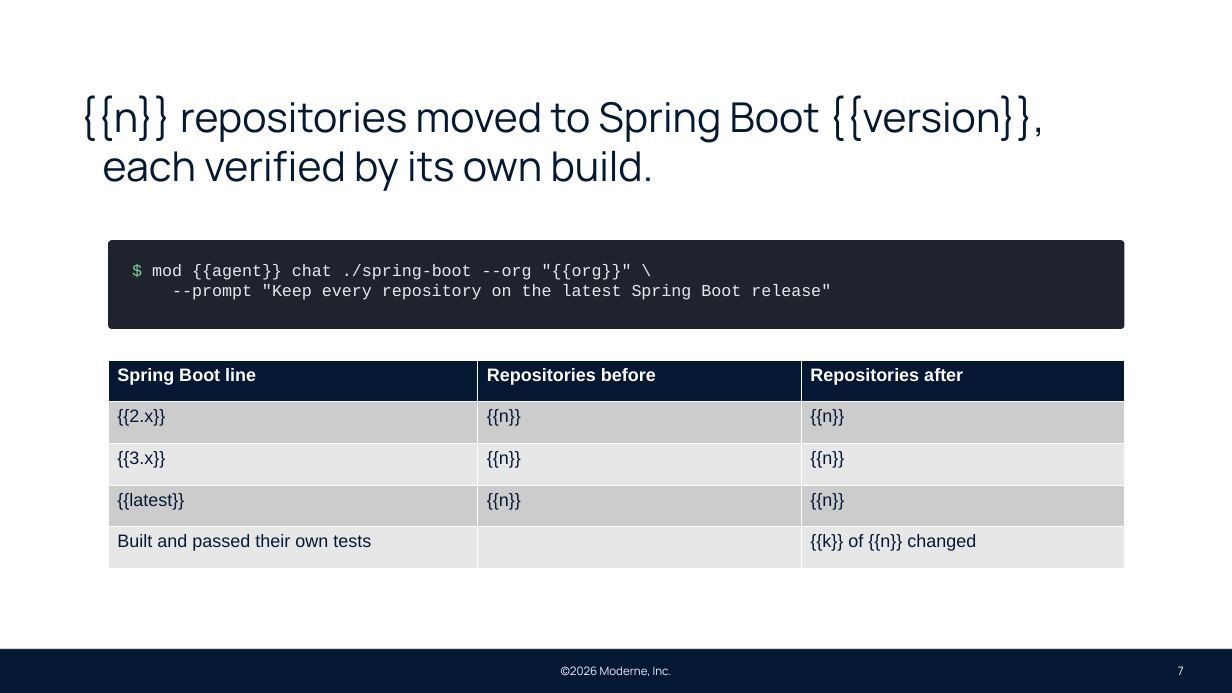
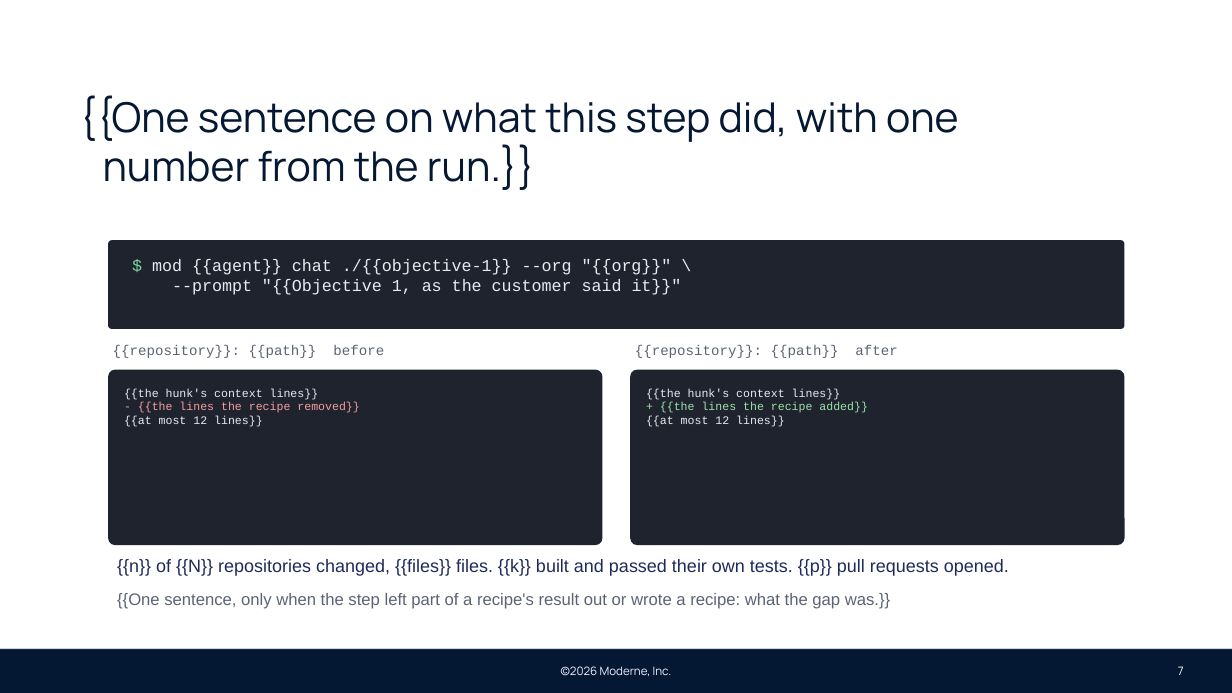
Before and after one commit to moderneinc/moderne-docs, a slide deck: slide 7 of static/decks/moderne-pov.pptx. Drawn at 1232x693 pixels with LibreOffice and Linux fonts; fonts in the diff are those of the drawing; background and template pictures are left out. Boxes give left, top, right and bottom in pixels: in the first picture for what was removed or moved away, otherwise in the second. Text is boxed around its words. In the diff, an @@ line names an element or a change of style, - is before the commit and + after.

```diff
--- a/static/decks/moderne-pov.pptx
+++ b/static/decks/moderne-pov.pptx
@@ text at [79,95,959,190]: text changed @@
-{{n}} repositories moved to Spring Boot {{version}}, each verified by its own build.
+{{One sentence on what this step did, with one number from the run.}}
@@ text in rounded rectangle at [152,259,682,295]: text changed @@
-$ mod {{agent}} chat ./spring-boot --org "{{org}}" \
---prompt "Keep every repository on the latest Spring Boot release"
+$ mod {{agent}} chat ./{{objective-1}} --org "{{org}}" \
+--prompt "{{Objective 1, as the customer said it}}"
@@ text added at [113,345,384,358], 11 pt, text #5B6375 @@
+{{repository}}: {{path}} before
@@ text added at [635,345,897,358], 11 pt, text #5B6375 @@
+{{repository}}: {{path}} after
@@ table removed at [108,360,1125,568], 5 rows, 3 columns @@
-Spring Boot line | Repositories before | Repositories after
-{{2.x}} | {{n}} | {{n}}
-{{3.x}} | {{n}} | {{n}}
-{{latest}} | {{n}} | {{n}}
-Built and passed their own tests |  | {{k}} of {{n}} changed
@@ rounded rectangle added at [108,370,603,545], fill #1E232E, 9 pt, text #E6E9EF @@
+{{the hunk's context lines}}
+- {{the lines the recipe removed}}
+{{at most 12 lines}}
@@ rounded rectangle added at [630,370,1125,545], fill #1E232E, 9 pt, text #E6E9EF @@
+{{the hunk's context lines}}
++ {{the lines the recipe added}}
+{{at most 12 lines}}
@@ text added at [117,559,1009,576], 14 pt, text #1F2A5A @@
+{{n}} of {{N}} repositories changed, {{files}} files. {{k}} built and passed their own tests. {{p}} pull requests opened.
@@ text added at [117,593,890,609], 13 pt, text #5B6375 @@
+{{One sentence, only when the step left part of a recipe's result out or wrote a recipe: what the gap was.}}
```
Also in this commit, not shown: 5 other slides changed, 2 slides added, 2 slides removed, 2 other files.
